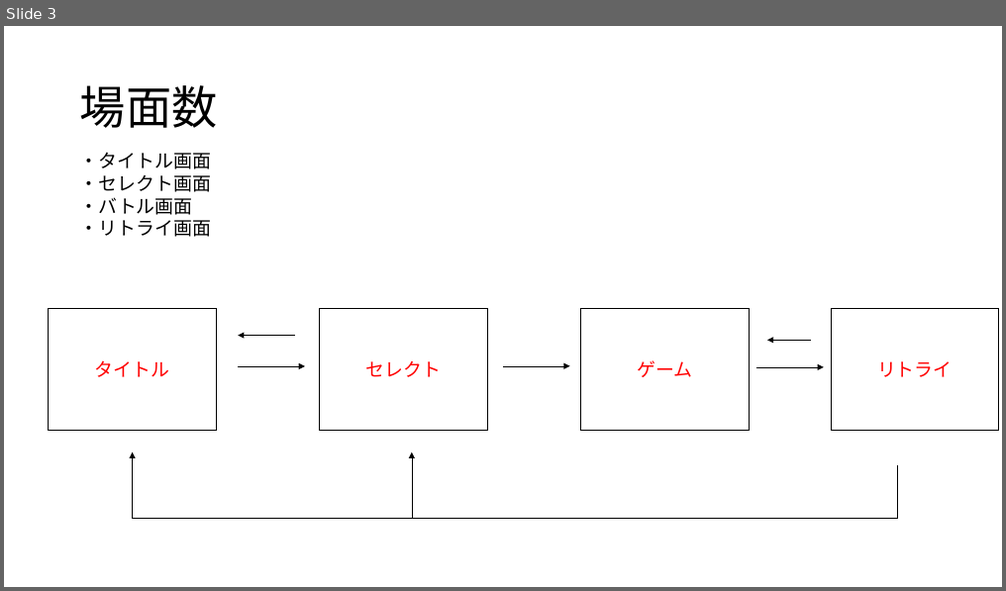
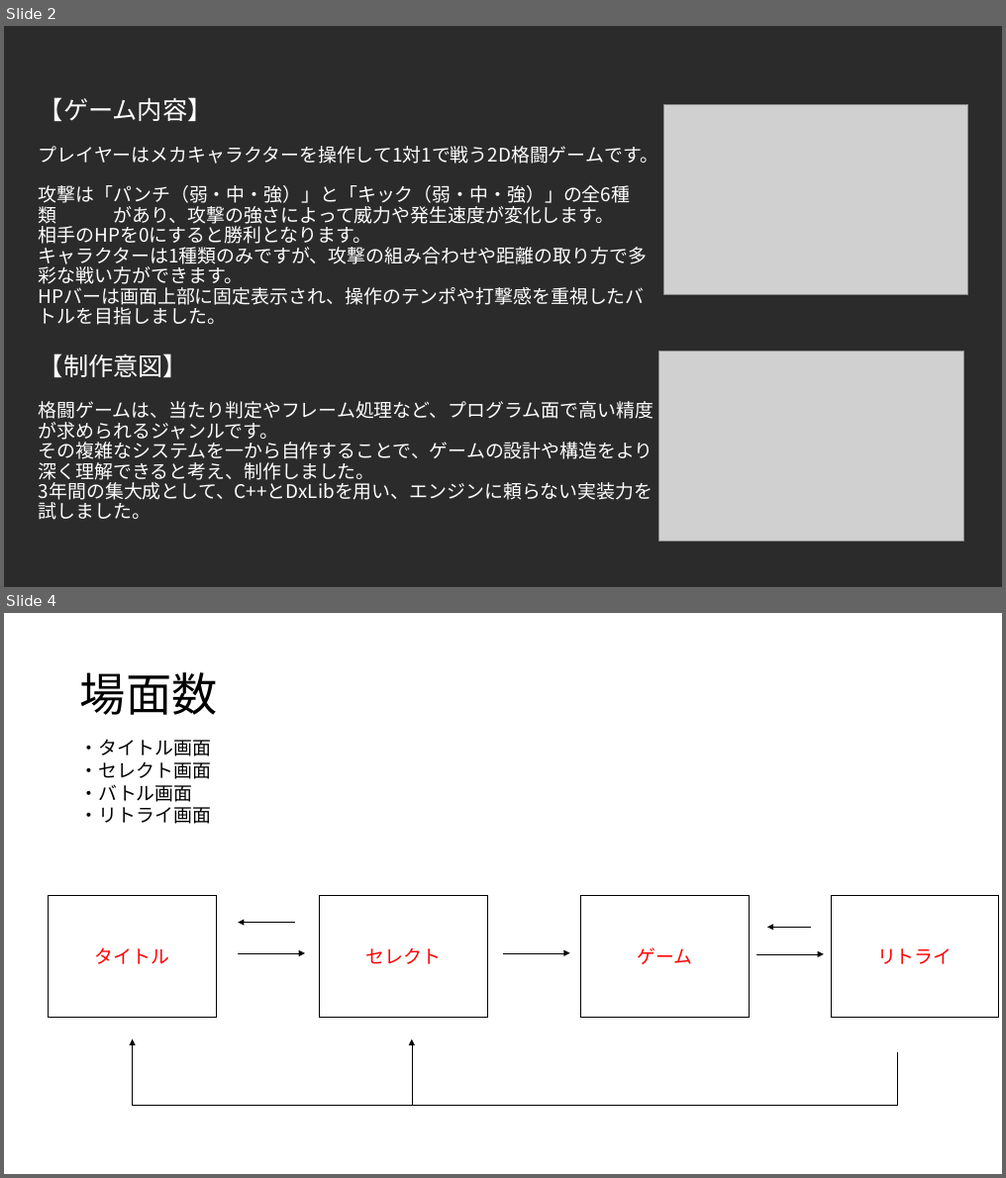
Before and after one commit to F0402Nishi/FightingGame, a slide deck: 仕様書.pptx. Shown one above the other, each under a label of ours: slide 3 before the commit, slides 2 and 4 after it; the slides between them are not shown. The pictures are 1006x591 and 1006x1178 pixels, drawn with LibreOffice and Linux fonts; fonts in the diff are those of the drawing; grey boxes stand for pictures; background and template pictures are left out; a plain dark background stands for a picture behind light text. Boxes give left, top, right and bottom in pixels: in the first picture for what was removed or moved away, otherwise in the second. Text is boxed around its words. In the diff, an @@ line names an element or a change of style, - is before the commit and + after.

```diff
--- a/仕様書.pptx
+++ b/仕様書.pptx
@@ slide 2 added at [4, 26, 1002, 587], background picture (left out) @@
@@ title added at [39, 97, 658, 325], 18 pt, text #FFFFFF @@
+【ゲーム内容】
+プレイヤーはメカキャラクターを操作して1対1で戦う2D格闘ゲームです。
+攻撃は「パンチ（弱・中・強）」と「キック（弱・中・強）」の全6種類 があり、攻撃の強さによって威力や発生速度が変化します。
+相手のHPを0にすると勝利となります。
+キャラクターは1種類のみですが、攻撃の組み合わせや距離の取り方で多彩な戦い方ができます。
+HPバーは画面上部に固定表示され、操作のテンポや打撃感を重視したバトルを目指しました。
@@ picture added at [663, 104, 968, 294] @@
@@ picture added at [659, 351, 963, 541] @@
@@ text added at [39, 354, 653, 520], 18 pt, text #FFFFFF @@
+【制作意図】
+格闘ゲームは、当たり判定やフレーム処理など、プログラム面で高い精度が求められるジャンルです。
+その複雑なシステムを一から自作することで、ゲームの設計や構造をより深く理解できると考え、制作しました。
+3年間の集大成として、C++とDxLibを用い、エンジンに頼らない実装力を試しました。
@@ what was slide 3 is now slide 4 @@
```
Also in this commit, not shown: 2 other slides added, 2 slides removed.
